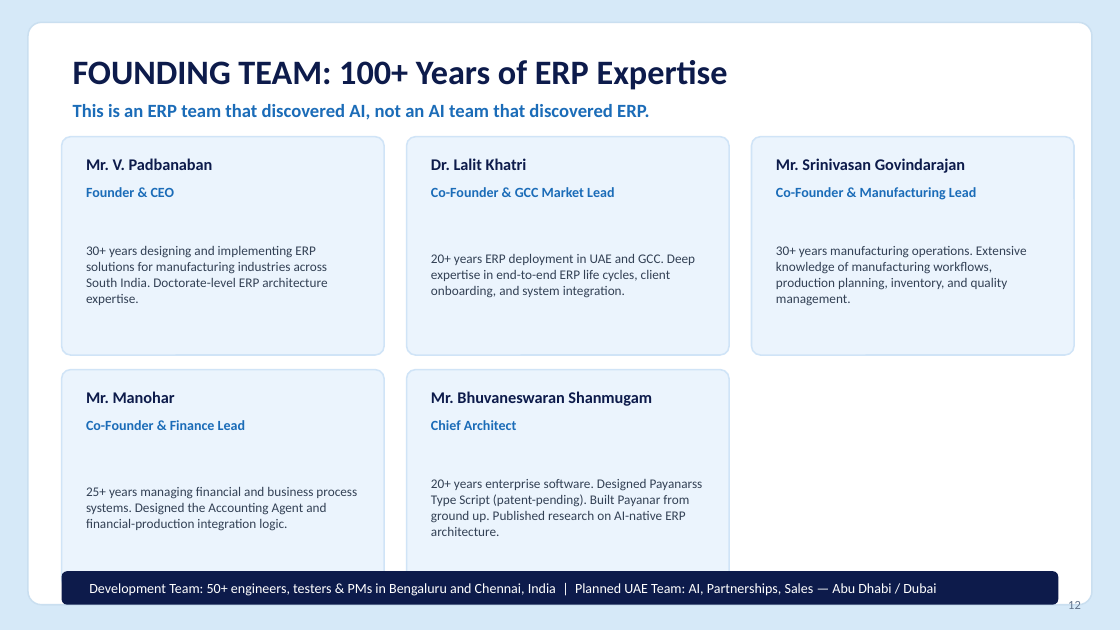
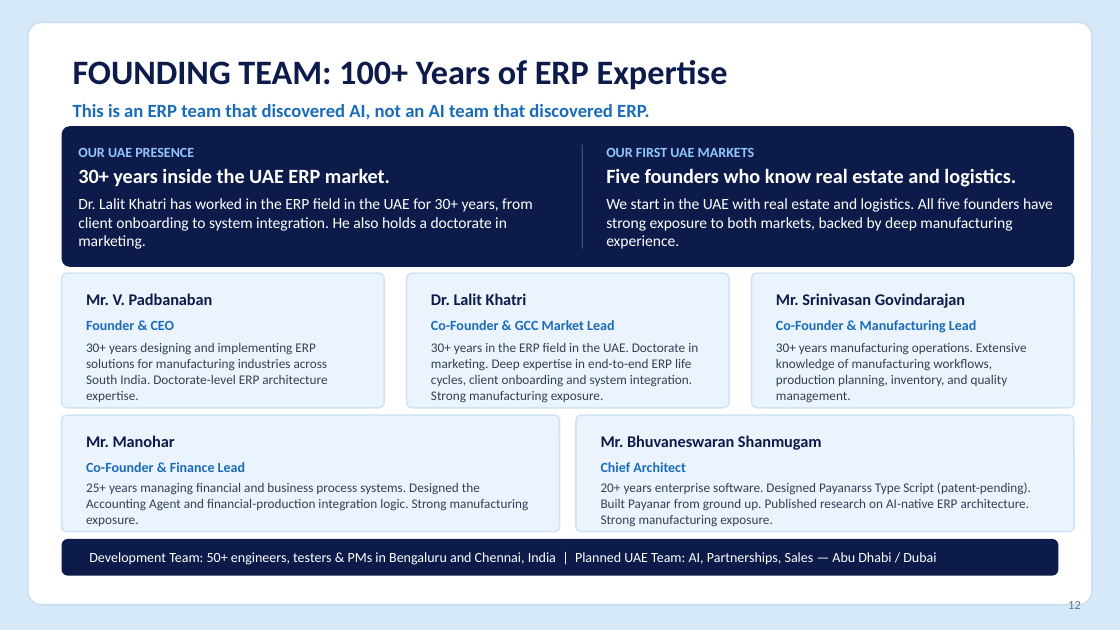
Before and after one commit to bhuvaness/MAA-ERP, a slide deck: slide 12 of payanarsstype-designer/docs/Payanar_Pitch_Deck_Final.pptx. Drawn at 1120x630 pixels with LibreOffice and Linux fonts; fonts in the diff are those of the drawing. Boxes give left, top, right and bottom in pixels: in the first picture for what was removed or moved away, otherwise in the second. Text is boxed around its words. In the diff, an @@ line names an element or a change of style, - is before the commit and + after.

```diff
--- a/payanarsstype-designer/docs/Payanar_Pitch_Deck_Final.pptx
+++ b/payanarsstype-designer/docs/Payanar_Pitch_Deck_Final.pptx
@@ rounded rectangle added at [62,127,1074,268], fill #0D1B4B @@
@@ text added at [78,148,532,249], 10 pt, text #FFFFFF @@
+OUR UAE PRESENCE
+30+ years inside the UAE ERP market.
+Dr. Lalit Khatri has worked in the ERP field in the UAE for 30+ years, from client onboarding to system integration. He also holds a doctorate in marketing.
@@ rectangle added at [581,144,582,249], fill #334B8A @@
@@ text added at [606,148,1053,249], 10 pt, text #FFFFFF @@
+OUR FIRST UAE MARKETS
+Five founders who know real estate and logistics.
+We start in the UAE with real estate and logistics. All five founders have strong exposure to both markets, backed by deep manufacturing experience.
@@ rounded rectangle: place and size @@
-rounded rectangle at [62,137,384,355]
+rounded rectangle at [62,273,384,408]
@@ rounded rectangle: place and size @@
-rounded rectangle at [407,137,729,355]
+rounded rectangle at [407,273,729,408]
@@ rounded rectangle: place and size @@
-rounded rectangle at [752,137,1074,355]
+rounded rectangle at [752,273,1074,408]
@@ 6 texts: place and size @@
-6 texts at [86,158,976,200]
+6 texts at [86,293,976,333]
@@ text "30+ years designing and implementing ...": place and size @@
-text "30+ years designing and implementing ..." at [86,246,328,305]
+text "30+ years designing and implementing ..." at [86,343,328,402]
@@ text at [431,343,698,403]: text changed @@
-20+ years ERP deployment in UAE and GCC. Deep expertise in end-to-end ERP life cycles, client onboarding, and system integration.
+30+ years in the ERP field in the UAE. Doctorate in marketing. Deep expertise in end-to-end ERP life cycles, client onboarding and system integration. Strong manufacturing exposure.
@@ text "30+ years manufacturing operations. Extensive ...": place and size @@
-text "30+ years manufacturing operations. Extensive ..." at [776,246,1027,305]
+text "30+ years manufacturing operations. Extensive ..." at [776,343,1027,402]
@@ rounded rectangle: place and size @@
-rounded rectangle at [62,370,384,588]
+rounded rectangle at [62,416,560,532]
@@ rounded rectangle: place and size @@
-rounded rectangle at [407,370,729,588]
+rounded rectangle at [576,416,1074,532]
@@ text "Mr. Manohar": place and size @@
-text "Mr. Manohar" at [86,391,175,403]
+text "Mr. Manohar" at [86,435,175,447]
@@ text "Mr. Bhuvaneswaran Shanmugam": place and size @@
-text "Mr. Bhuvaneswaran Shanmugam" at [431,391,652,406]
+text "Mr. Bhuvaneswaran Shanmugam" at [601,435,822,450]
@@ text "Co-Founder & Finance Lead": place and size @@
-text "Co-Founder & Finance Lead" at [86,420,245,430]
+text "Co-Founder & Finance Lead" at [86,462,245,472]
@@ text "Chief Architect": place and size @@
-text "Chief Architect" at [431,420,517,430]
+text "Chief Architect" at [601,462,686,472]
@@ text at [86,483,529,526]: text changed @@
-25+ years managing financial and business process systems. Designed the Accounting Agent and financial-production integration logic.
+25+ years managing financial and business process systems. Designed the Accounting Agent and financial-production integration logic. Strong manufacturing exposure.
@@ text at [601,482,1031,527]: text changed @@
-20+ years enterprise software. Designed Payanarss Type Script (patent-pending). Built Payanar from ground up. Published research on AI-native ERP architecture.
+20+ years enterprise software. Designed Payanarss Type Script (patent-pending). Built Payanar from ground up. Published research on AI-native ERP architecture. Strong manufacturing exposure.
@@ rounded rectangle: place and size @@
-rounded rectangle at [62,571,1058,605]
+rounded rectangle at [62,539,1058,576]
@@ text "Development Team: 50+ engineers, testers ...": place and size @@
-text "Development Team: 50+ engineers, testers ..." at [89,583,936,596]
+text "Development Team: 50+ engineers, testers ..." at [89,552,936,565]
```
Also in this commit, not shown: 4 other slides changed, 3 other files.
